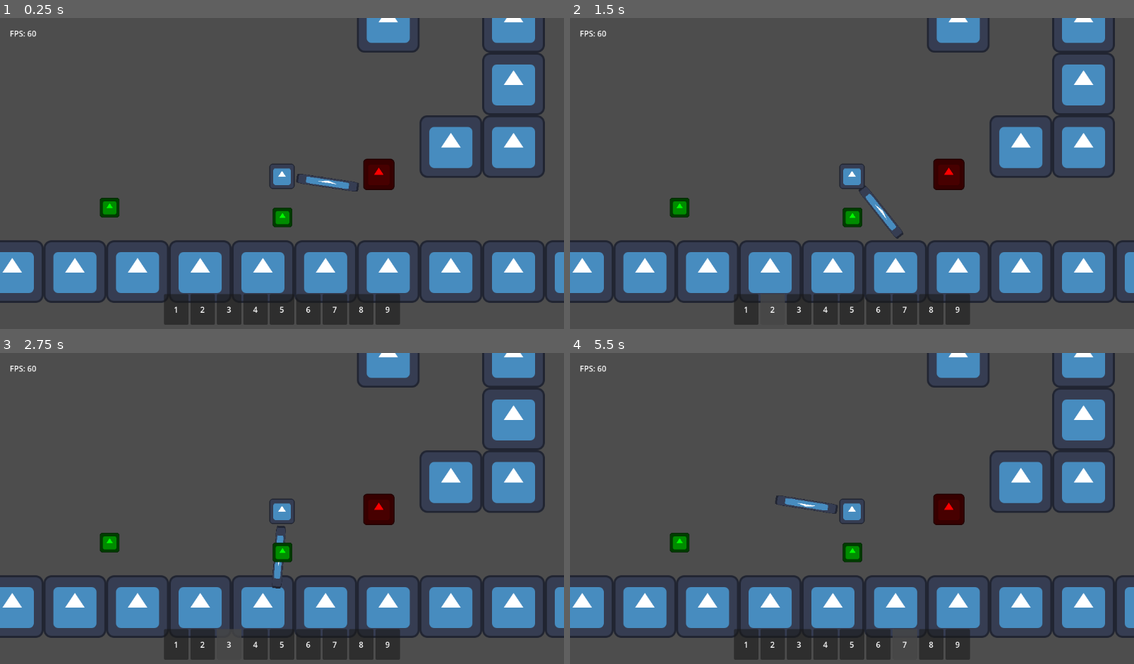
Above: before the commit, frames 1-4 (two rows, left to right).
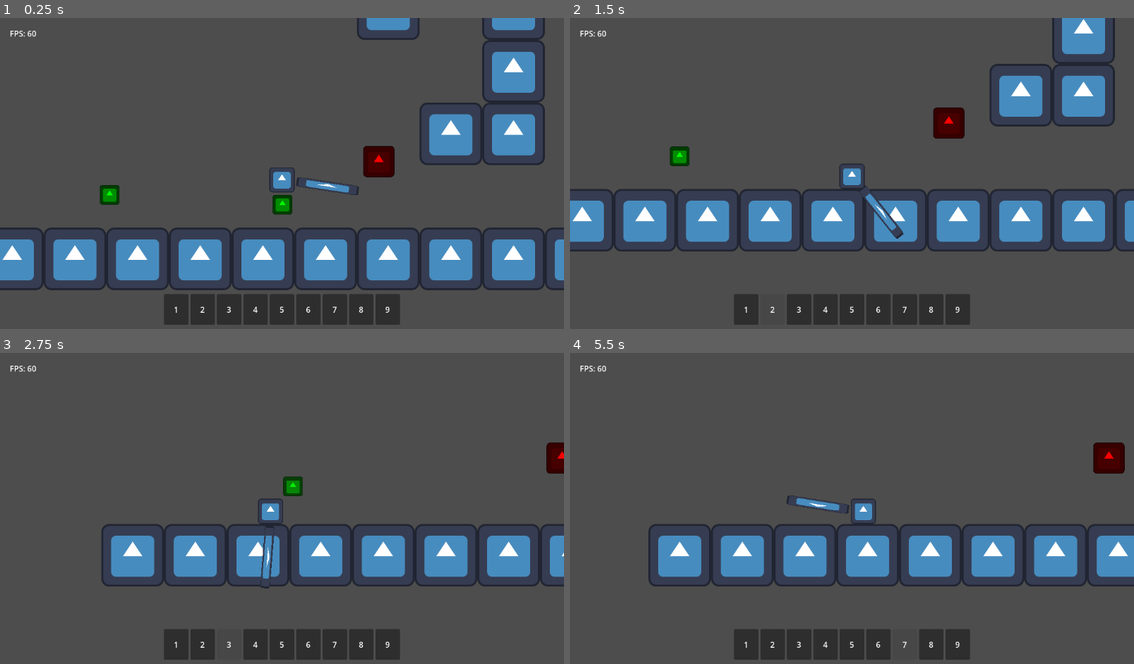
Above: after the commit, the same moments.

Repository: TheHumanMRP/RPG-Life-Tracker
Game: Godot game, scene res://Folders/Systems/Main/Scenes/main_scene.tscn
Same seed, same stepped clock (60 frames per second), same inputs: the game is played once before the commit and once after it. The engine's default icon, where the game draws it, is replaced by a stand-in: a white triangle on a blue panel in a dark square.
Inputs (mouse positions are in pixels of both pictures, inside the frame that each line leads up to):
- Up to frame 1 (0.25 s): no input
- Up to frame 2 (1.5 s): drag from (744, 310) to (677, 207) at 0.52 s; drag from (773, 310) to (677, 207) at 1.27 s
- Up to frame 3 (2.75 s): move the mouse to (231, 645) at 2.02 s; hold A (move_left) from 2.03 s (still down); click (231, 645) at 2.1 s
- Up to frame 4 (5.5 s): release A (move_left) at 2.75 s; drag from (823, 645) to (852, 552) at 2.77 s; drag from (852, 645) to (773, 548) at 3.52 s; drag from (880, 645) to (773, 548) at 4.27 s; move the mouse to (902, 645) at 5.02 s; hold D (move_right) from 5.03 s (still down); click (902, 645) at 5.1 s

The runs differ from the first frame. In frame 1, 15% of the frame differs, in the area x 0-100%, y 0-92%; in frame 2, 29%; in frame 3, 27%; in frame 4, 28%.
Error before the commit: Parse Error: Identifier "user_name" not declared in the current scope. (res://Folders/Components/health_component.gd:28)

Commit message:
Auto commit at 2026-08-08 17:47:39

Diff:
--- a/Folders/Components/health_component.gd
+++ b/Folders/Components/health_component.gd
@@ -23,11 +23,11 @@
 signal damage_taken(new_health)
 signal healed(new_health)
 
-func setup(new_max_health: int, new_user_name: String) -> void:
+func setup(new_max_health: int, new_log_name: String) -> void:
 	max_health = new_max_health
-	user_name = new_user_name
+	log_name = new_log_name
 
-	print("\nHealth Component [, ", user_name, "]: ")
+	print("\nHealth Component [, ", log_name, "]: Setup Done!")
 
 func _init() -> void:
 	call_deferred("reset")
@@ -35,7 +35,7 @@
 func reset() -> void:
 	health = max_health
 	dead = false
-	print("\nHealth Component [", user_name, "]: Reset Func Called, here's the dead var: ", dead)
+	print("\nHealth Component [", log_name, "]: Reset Func Called, here's the dead var: ", dead)
 
 func take_damage(amount: float) -> void:
 	health -= amount
@@ -44,7 +44,7 @@
 	health += amount
 
 func check_if_dead() -> void:
-	print("\nHealth Component [", user_name, "]: Check if dead called: here's health and dead brother: ", health, ", ", dead)
+	print("\nHealth Component [", log_name, "]: Check if dead called: here's health and dead brother: ", health, ", ", dead)
 	if health == 0 and not dead:
 		dead = true
 		died.emit()
